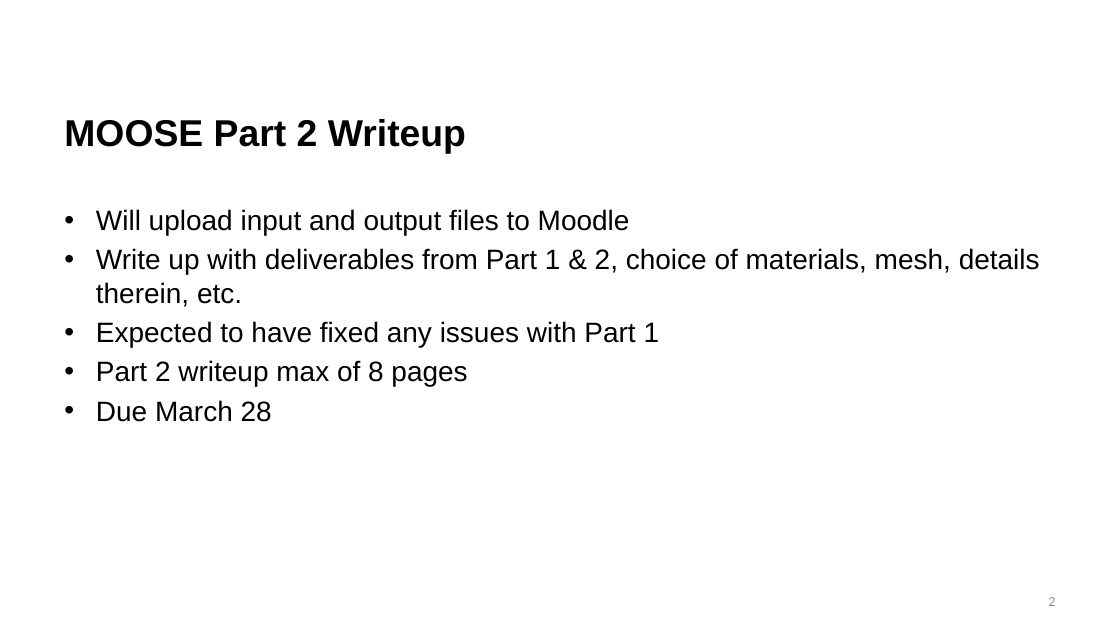
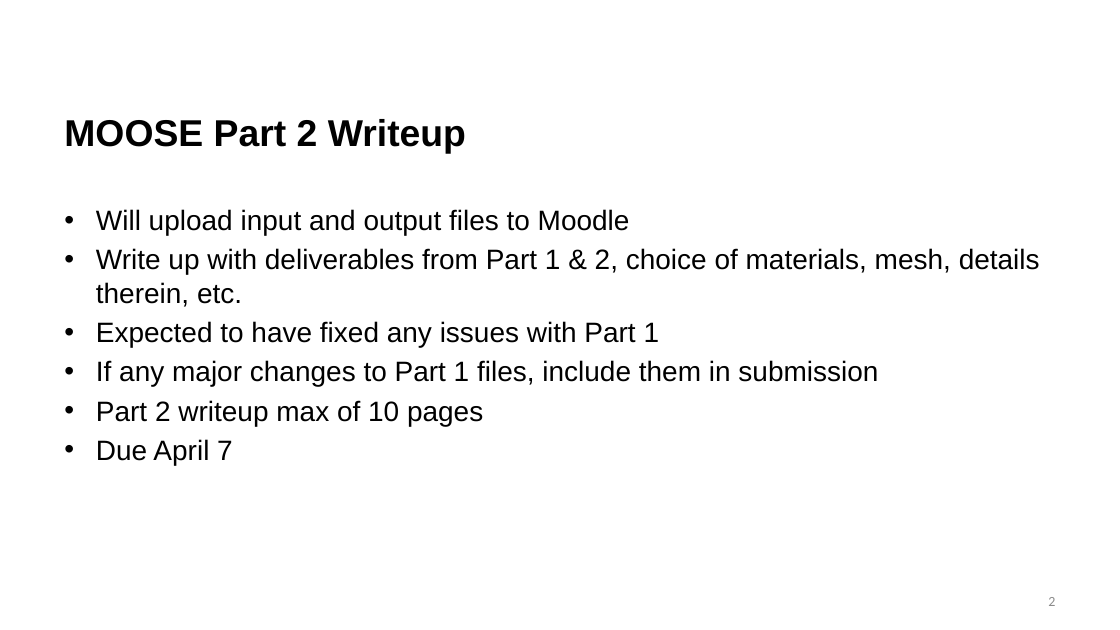
Before and after one commit to benbeeler/TEACHING, a slide deck: slide 2 of Nuclear_Fuel_Performance/NE533_Spring2026/MOOSE/Part2.pptx. Drawn at 1120x630 pixels with LibreOffice and Linux fonts; fonts in the diff are those of the drawing; background and template pictures are left out. Boxes give left, top, right and bottom in pixels: in the first picture for what was removed or moved away, otherwise in the second. Text is boxed around its words. In the diff, an @@ line names an element or a change of style, - is before the commit and + after.

```diff
--- a/Nuclear_Fuel_Performance/NE533_Spring2026/MOOSE/Part2.pptx
+++ b/Nuclear_Fuel_Performance/NE533_Spring2026/MOOSE/Part2.pptx
@@ text at (96, 360, 878, 465): text changed @@
-• Part 2 writeup max of 8 pages
-• Due March 28
+• If any major changes to Part 1 files, include them in submission
+• Part 2 writeup max of 10 pages
+• Due April 7
```
Also in this commit, not shown: 1 other slide changed, 29 other files.
